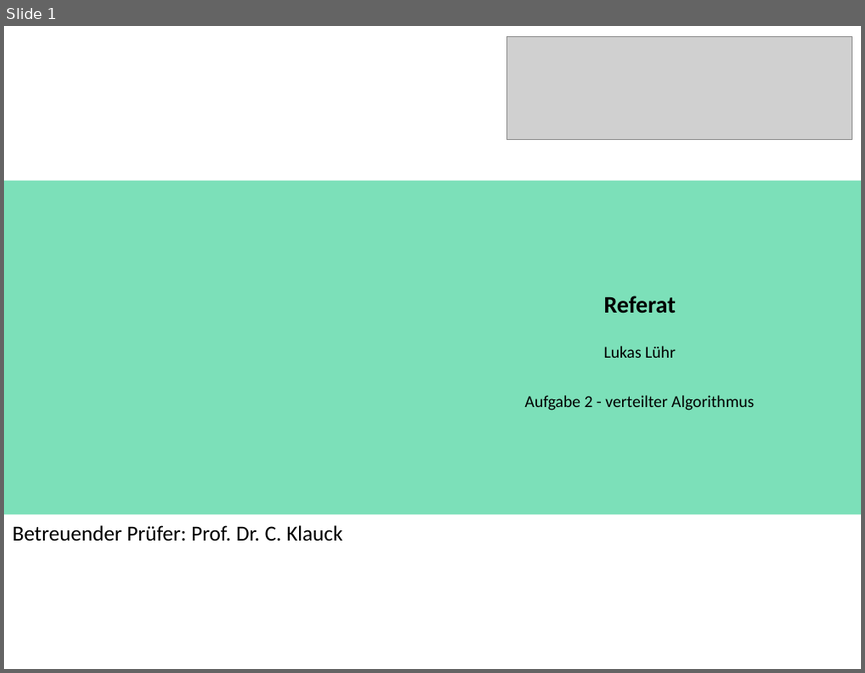
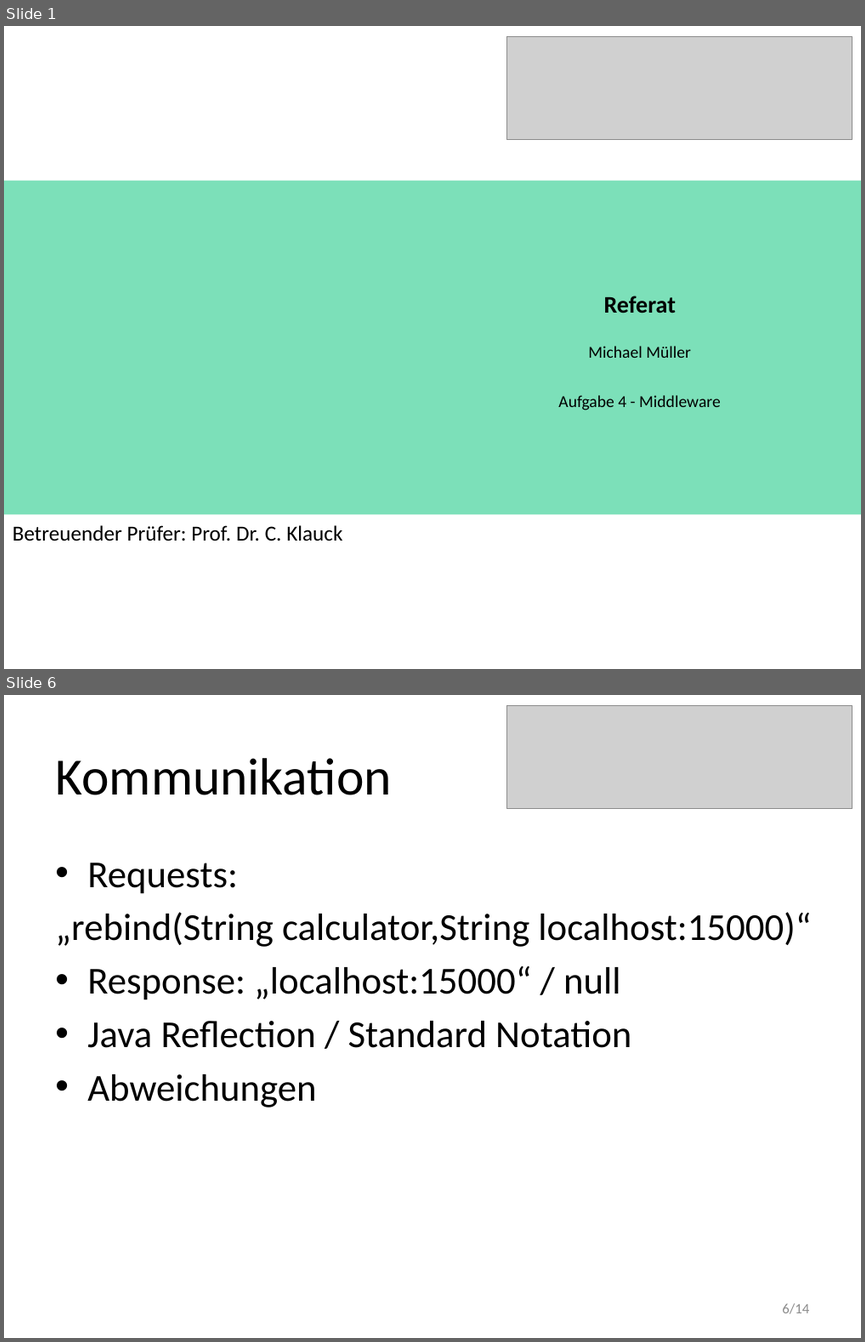
Before and after one commit to HansZimmer5000/TalDerTraenen, a slide deck: A4/VSP4_Mi/Design/Praesentation.pptx. Shown one above the other, each under a label of ours: slide 1 before the commit, slides 1 and 6 after it; the slides between them are not shown. The pictures are 865x673 and 865x1342 pixels, drawn with LibreOffice and Linux fonts; fonts in the diff are those of the drawing; grey boxes stand for pictures. Boxes give left, top, right and bottom in pixels: in the first picture for what was removed or moved away, otherwise in the second. Text is boxed around its words. In the diff, an @@ line names an element or a change of style, - is before the commit and + after.

```diff
--- a/A4/VSP4_Mi/Design/Praesentation.pptx
+++ b/A4/VSP4_Mi/Design/Praesentation.pptx
@@ slide 6 added at bbox=[4, 695, 861, 1338], background #FFFFFF @@
@@ picture added at bbox=[507, 706, 852, 809] @@
@@ title added at bbox=[55, 758, 391, 795], 44 pt, text #000000 @@
+Kommunikation
@@ text added at bbox=[55, 862, 811, 1107], 32 pt, text #000000 @@
+• Requests:
+„rebind(String calculator,String localhost:15000)“
+• Response: „localhost:15000“ / null
+• Java Reflection / Standard Notation
+• Abweichungen
@@ page number added at bbox=[782, 1303, 809, 1314], 12 pt, text #8C8C8C @@
+6/14
@@ slide 1 changed as well @@
@@ text at bbox=[558, 346, 721, 410]: text changed @@
-Lukas Lühr
-Aufgabe 2 - verteilter Algorithmus
+Michael Müller
+Aufgabe 4 - Middleware
```
Also in this commit, not shown: 3 other slides changed, 8 other slides added, 10 slides removed, 2 other files.
